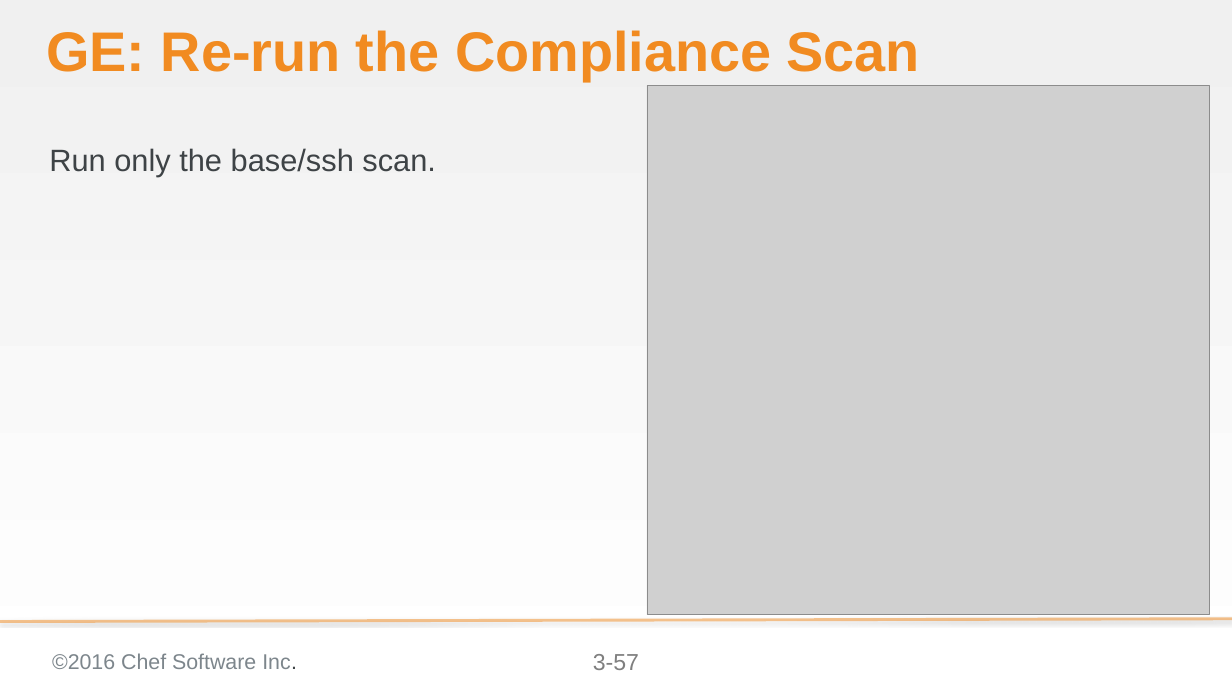
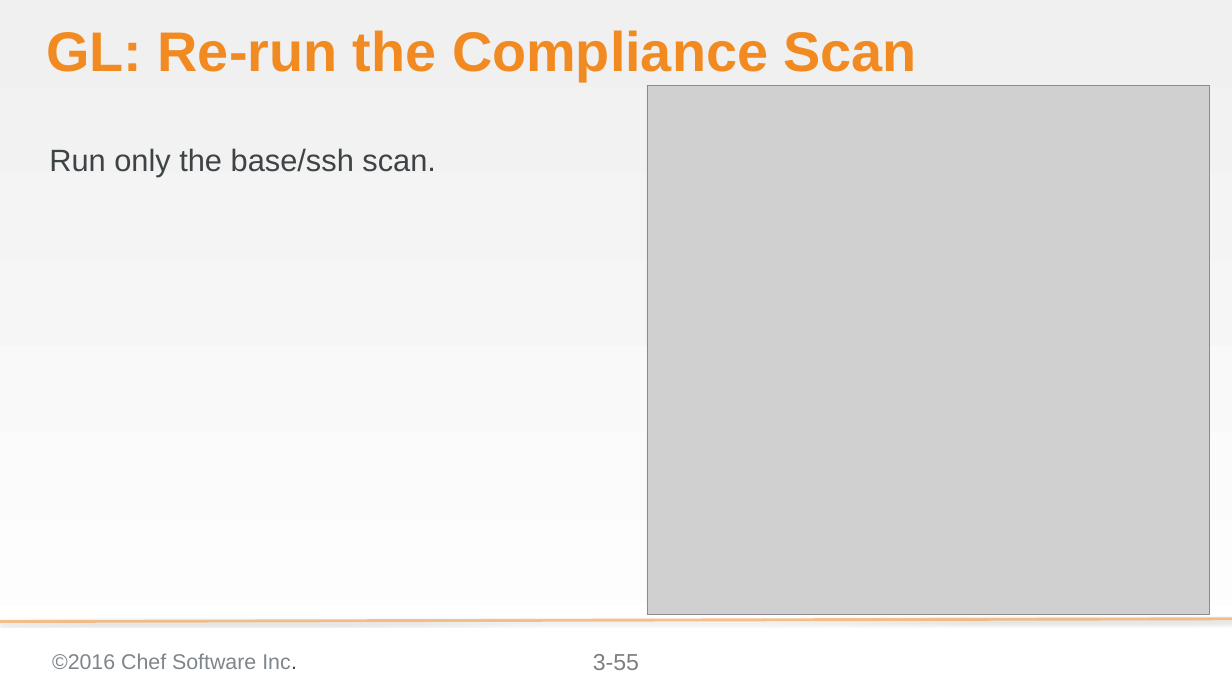
Before and after one commit to bchamby/chef-compliance-installation-configuration-operation, a slide deck: slide 55 of 03-initial-configuration-scans.pptx (slide 57 before the commit). Drawn at 1232x693 pixels with LibreOffice and Linux fonts; fonts in the diff are those of the drawing; grey boxes stand for pictures; background and template pictures are left out. Boxes give left, top, right and bottom in pixels: in the first picture for what was removed or moved away, otherwise in the second. Text is boxed around its words. In the diff, an @@ line names an element or a change of style, - is before the commit and + after.

```diff
--- a/03-initial-configuration-scans.pptx
+++ b/03-initial-configuration-scans.pptx
@@ title at [46, 30, 917, 81]: text changed @@
-GE: Re-run the Compliance Scan
+GL: Re-run the Compliance Scan
@@ page number at [593, 654, 639, 670]: text changed @@
-3-57
+3-55
```
Also in this commit, not shown: 40 other slides changed, 3 slides removed, 2 other files.
